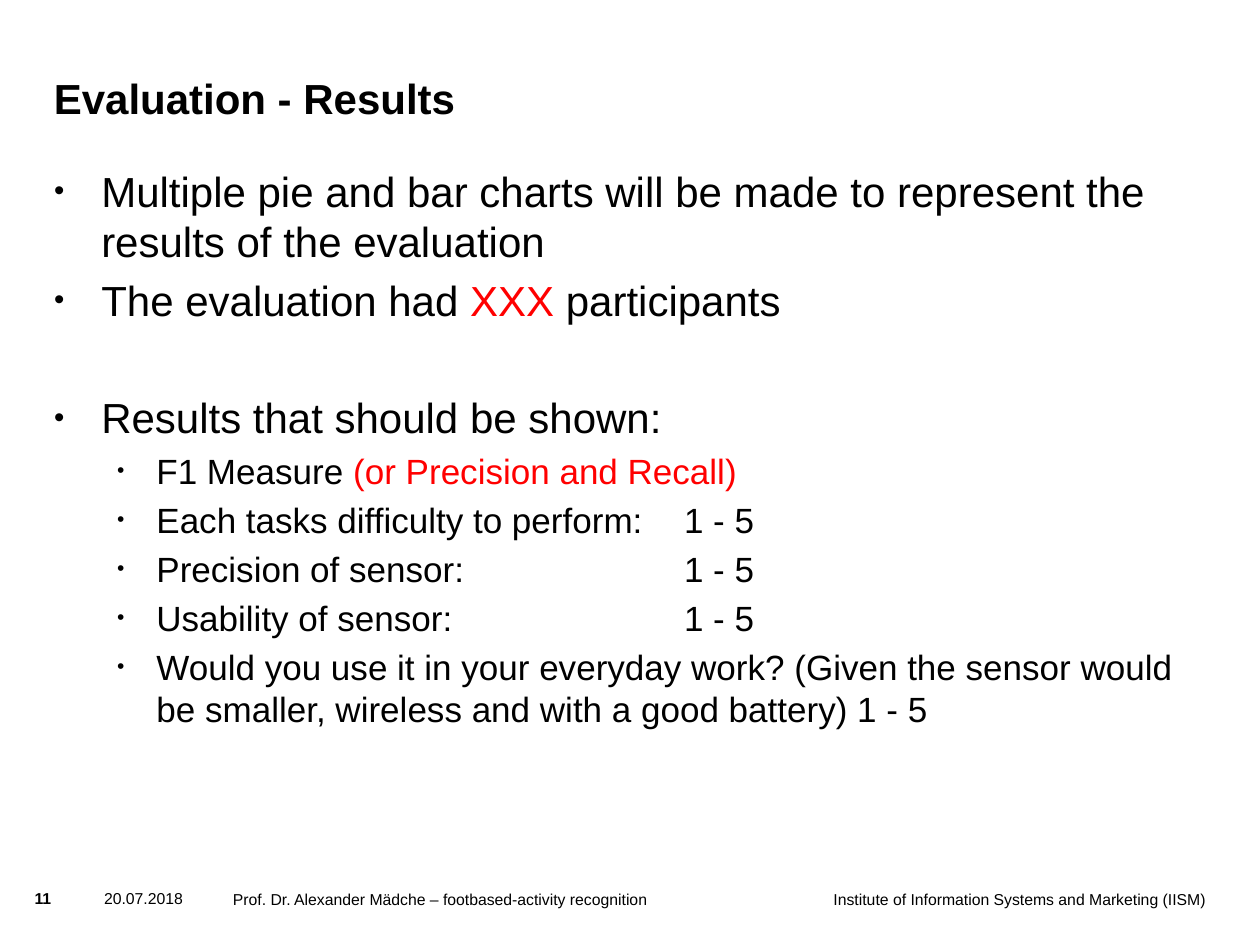
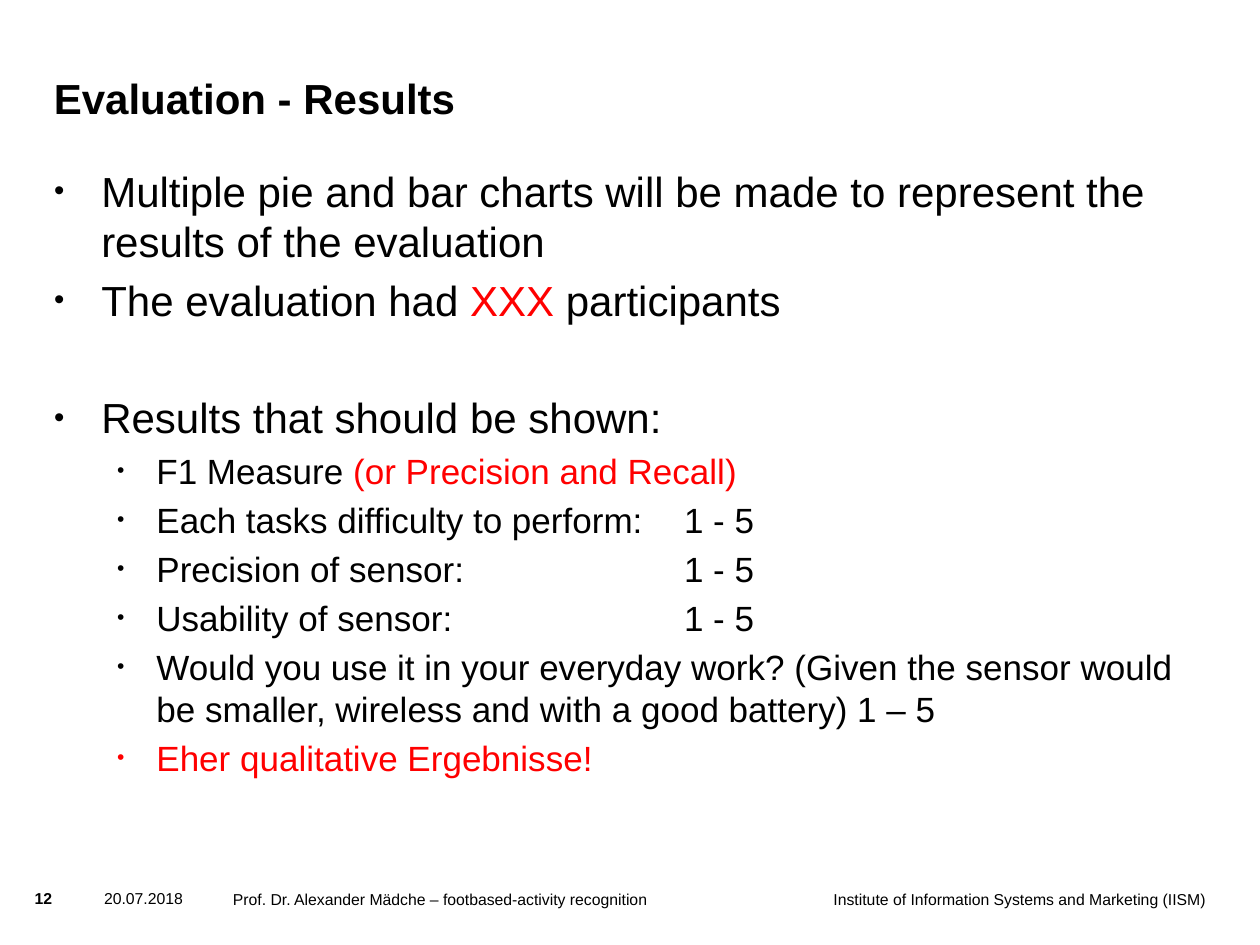
Before and after one commit to liskior/Footbased, a slide deck: slide 12 of docs/presentation/final presentation/final presentation_foot-based activity recognition.pptx (slide 11 before the commit). Drawn at 1260x945 pixels with LibreOffice and Linux fonts; fonts in the diff are those of the drawing; background and template pictures are left out. Boxes give left, top, right and bottom in pixels: in the first picture for what was removed or moved away, otherwise in the second. Text is boxed around its words. In the diff, an @@ line names an element or a change of style, - is before the commit and + after.

```diff
--- a/docs/presentation/final presentation/final presentation_foot-based activity recognition.pptx
+++ b/docs/presentation/final presentation/final presentation_foot-based activity recognition.pptx
@@ text at [156,654,1173,778]: text changed @@
-  • Would you use it in your everyday work? (Given the sensor would be smaller, wireless and with a good battery) 1 - 5
+  • Would you use it in your everyday work? (Given the sensor would be smaller, wireless and with a good battery) 1 – 5
+  • Eher qualitative Ergebnisse!
@@ page number at [35,893,53,904]: text changed @@
-11
+12
```
Also in this commit, not shown: 5 other slides changed, 2 slides added, 1 slide removed, 1 other file.
